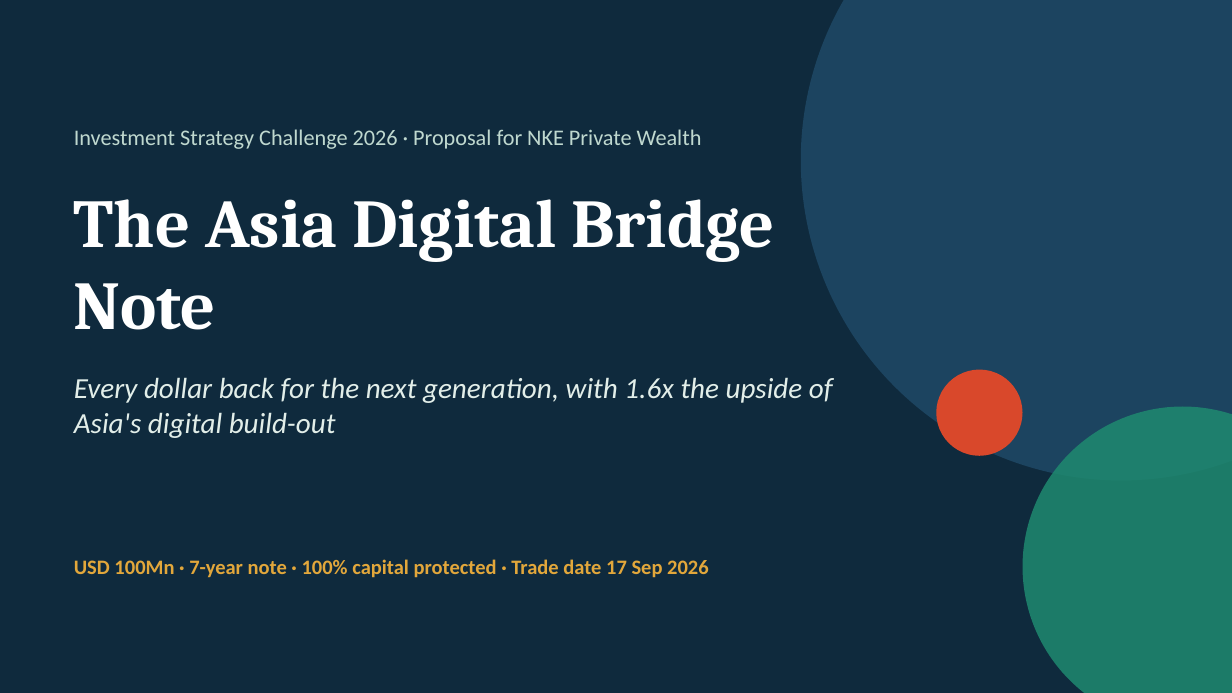
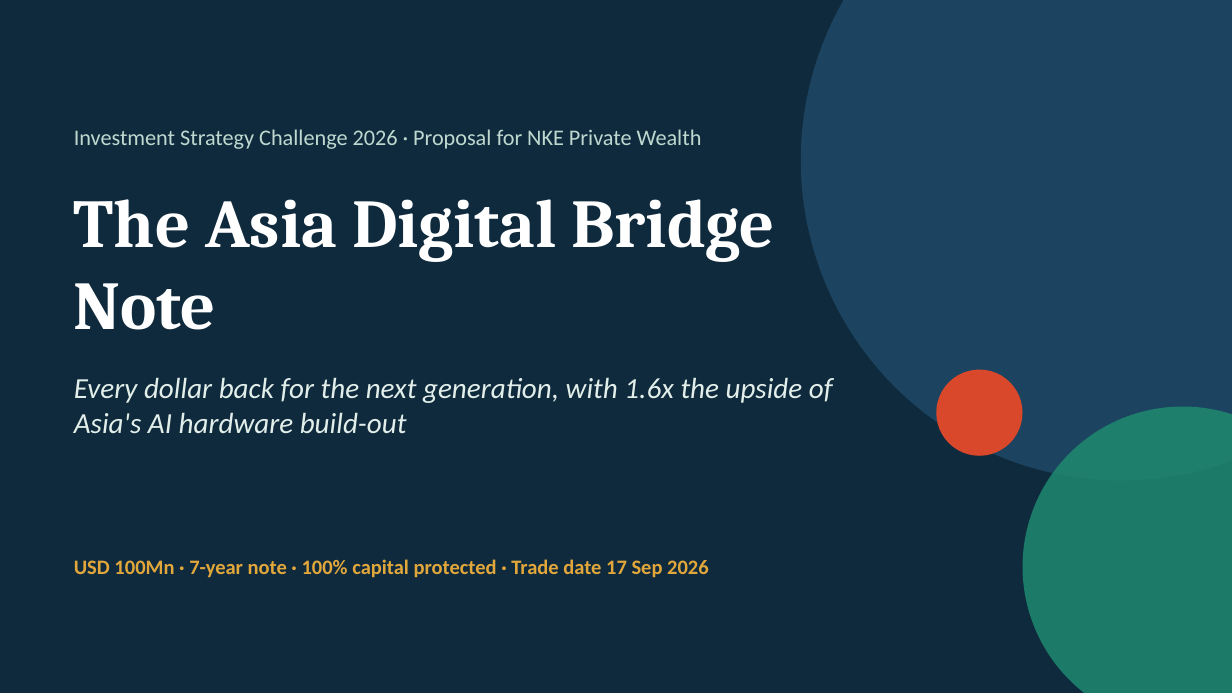
Before and after one commit to benjaminlhl/natixis-case-comp, a slide deck: slide 1 of deck/Asia-Digital-Bridge-Note.pptx. Drawn at 1232x693 pixels with LibreOffice and Linux fonts; fonts in the diff are those of the drawing. Boxes give left, top, right and bottom in pixels: in the first picture for what was removed or moved away, otherwise in the second. Text is boxed around its words. In the diff, an @@ line names an element or a change of style, - is before the commit and + after.

```diff
--- a/deck/Asia-Digital-Bridge-Note.pptx
+++ b/deck/Asia-Digital-Bridge-Note.pptx
@@ text at (74, 377, 833, 434): text changed @@
-Every dollar back for the next generation, with 1.6x the upside of Asia's digital build-out
+Every dollar back for the next generation, with 1.6x the upside of Asia's AI hardware build-out
```
Also in this commit, not shown: 13 other slides changed, 7 other files.
